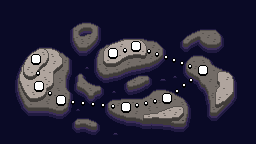
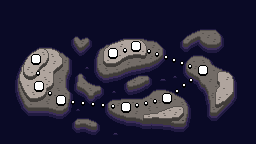
Before/after of a w=256, h=144 layered artwork. What changed in the layer stack:
painted on "Calque 1" over [73, 23, 98, 48]
